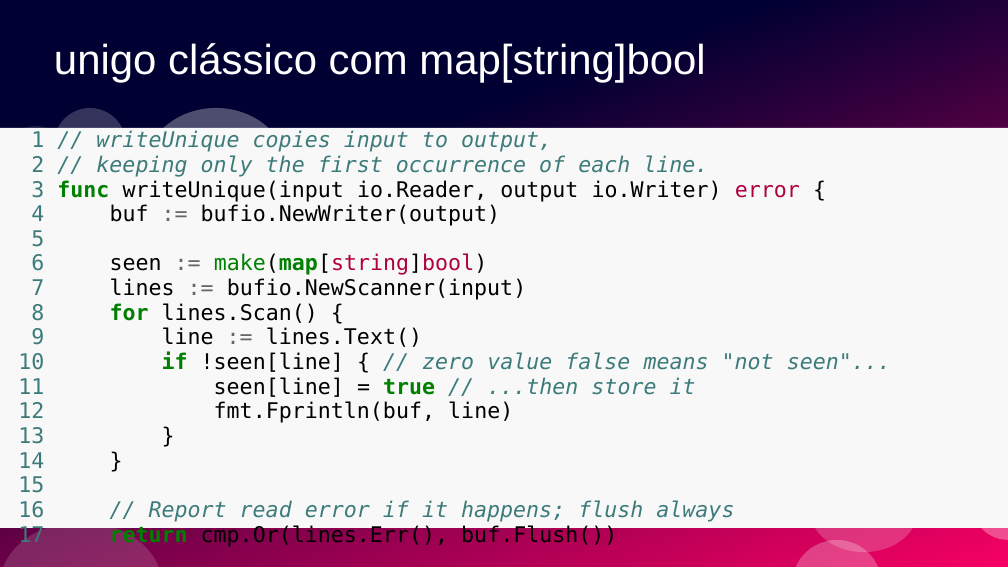
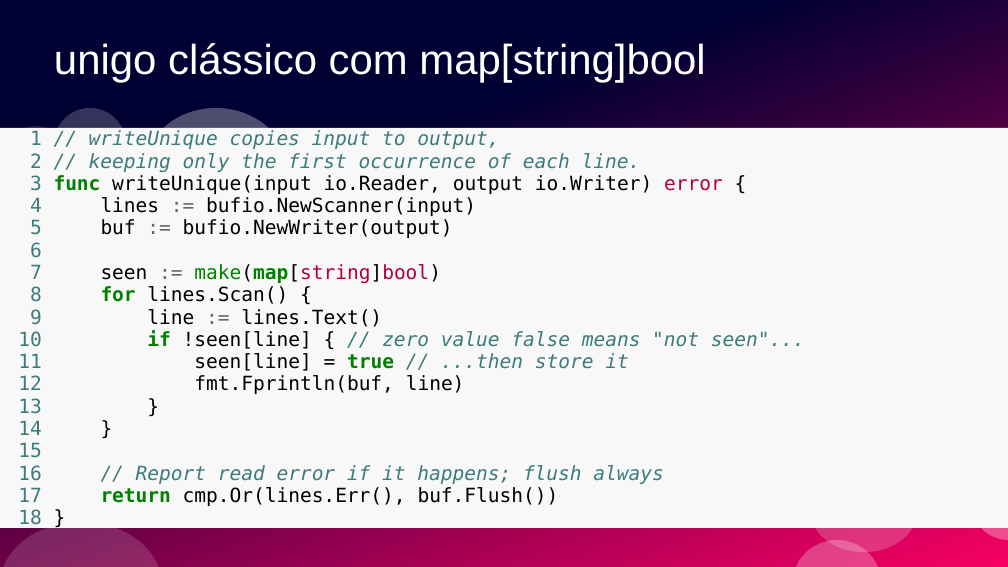
Before and after one commit to ramalho/sets-in-go, a slide deck: slide 36 of conj-em-go1_28.odp (slide 35 before the commit). Drawn at 1008x567 pixels with LibreOffice and Linux fonts; fonts in the diff are those of the drawing. Boxes give left, top, right and bottom in pixels: in the first picture for what was removed or moved away, otherwise in the second. Text is boxed around its words. In the diff, an @@ line names an element or a change of style, - is before the commit and + after.

```diff
--- a/conj-em-go1_28.odp
+++ b/conj-em-go1_28.odp
@@ text at (18,130,805,506): size 17.1 to 15.4 pt in "1 // writeUnique copies input to output,", "2 // keeping only the first occurrence ...", "3 func writeUnique(input io.Reader, output io.Writer) error ...", "8 for lines.Scan() {" and 9 more places @@
@@ text at (30,197,476,284): text changed; size 17.1 to 15.4 pt @@
-4 buf := bufio.NewWriter(output)
-5
-6 seen := make(map[string]bool)
-7 lines := bufio.NewScanner(input)
+4 lines := bufio.NewScanner(input)
+5 buf := bufio.NewWriter(output)
+6
+7 seen := make(map[string]bool)
@@ text at (18,509,41,529): paragraph added @@
+18 }
```
Also in this commit, not shown: 4 other slides changed, 2 slides added, 2 other files.
